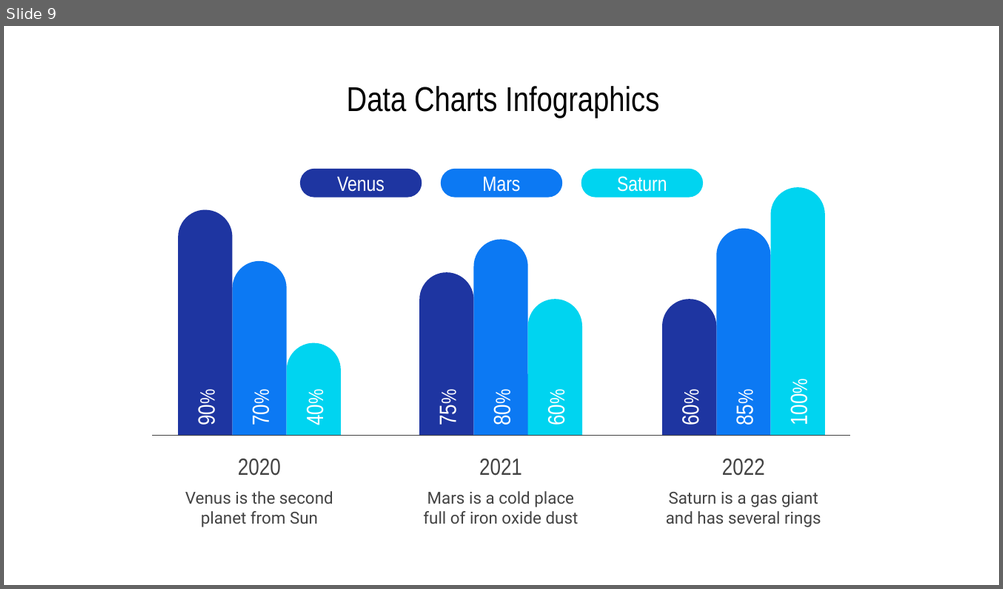
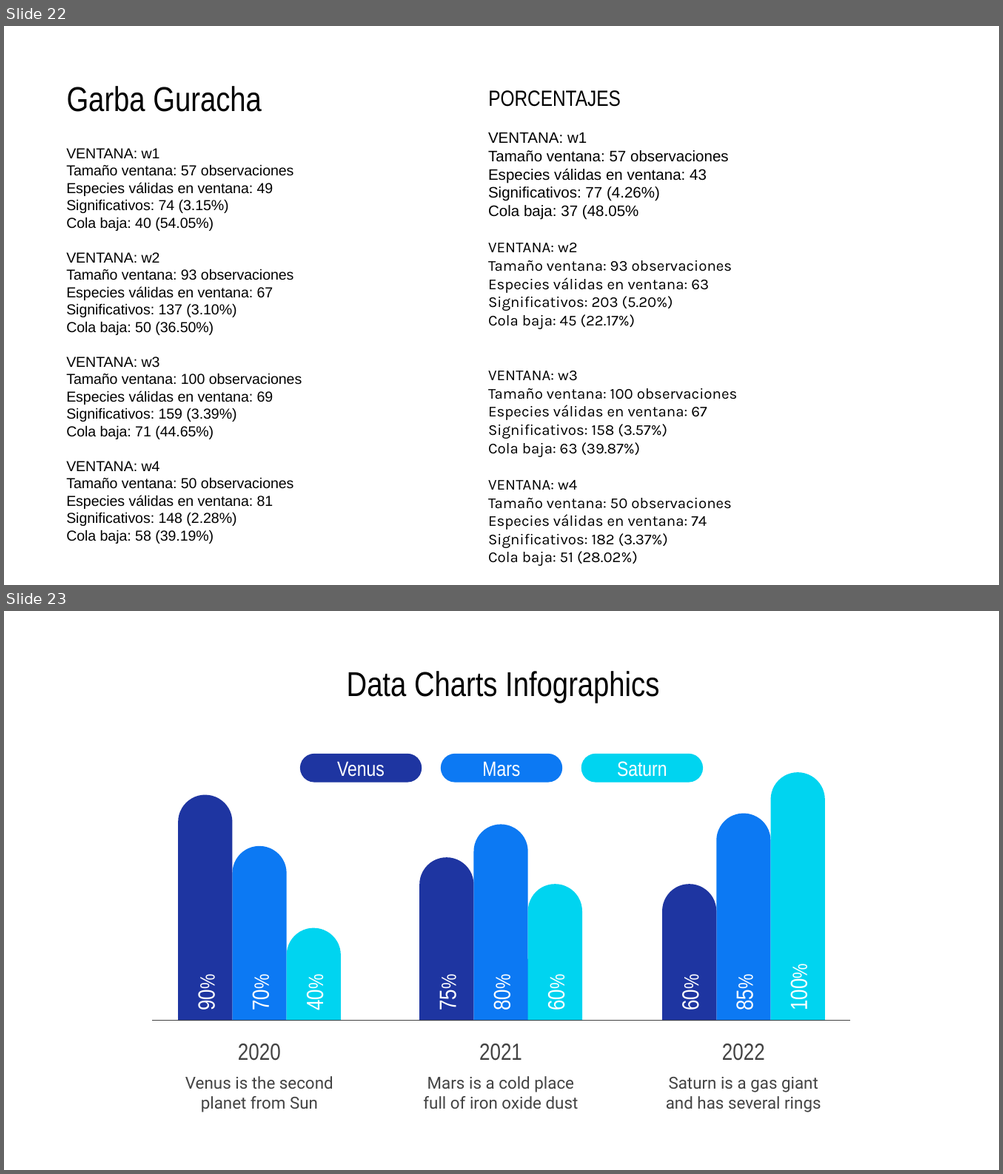
Before and after one commit to anacanoherranz/TFM, a slide deck: plots resumen resultados.pptx. Shown one above the other, each under a label of ours: slide 9 before the commit, slides 22 and 23 after it. The pictures are 1003x589 and 1003x1174 pixels, drawn with LibreOffice and Linux fonts; fonts in the diff are those of the drawing. Boxes give left, top, right and bottom in pixels: in the first picture for what was removed or moved away, otherwise in the second. Text is boxed around its words. In the diff, an @@ line names an element or a change of style, - is before the commit and + after.

```diff
--- a/plots resumen resultados.pptx
+++ b/plots resumen resultados.pptx
@@ slide 22 added at box(4, 26, 999, 585), background #FFFFFF @@
@@ title added at box(67, 86, 262, 112), 25 pt, text #000000 @@
+Garba Guracha
@@ text added at box(488, 90, 620, 107), 16 pt, text #000000 @@
+PORCENTAJES
@@ text added at box(488, 133, 737, 566), 11 pt, text #000000 @@
+VENTANA: w1
+Tamaño ventana: 57 observaciones
+Especies válidas en ventana: 43
+Significativos: 77 (4.26%)
+Cola baja: 37 (48.05%
+VENTANA: w2
+Tamaño ventana: 93 observaciones
+Especies válidas en ventana: 63
+Significativos: 203 (5.20%)
+Cola baja: 45 (22.17%)
+VENTANA: w3
+Tamaño ventana: 100 observaciones
+Especies válidas en ventana: 67
+Significativos: 158 (3.57%)
+Cola baja: 63 (39.87%)
+VENTANA: w4
+Tamaño ventana: 50 observaciones
+Especies válidas en ventana: 74
+Significativos: 182 (3.37%)
+Cola baja: 51 (28.02%)
@@ text added at box(66, 148, 302, 544), 10.5 pt, text #000000 @@
+VENTANA: w1
+Tamaño ventana: 57 observaciones
+Especies válidas en ventana: 49
+Significativos: 74 (3.15%)
+Cola baja: 40 (54.05%)
+VENTANA: w2
+Tamaño ventana: 93 observaciones
+Especies válidas en ventana: 67
+Significativos: 137 (3.10%)
+Cola baja: 50 (36.50%)
+VENTANA: w3
+Tamaño ventana: 100 observaciones
+Especies válidas en ventana: 69
+Significativos: 159 (3.39%)
+Cola baja: 71 (44.65%)
+VENTANA: w4
+Tamaño ventana: 50 observaciones
+Especies válidas en ventana: 81
+Significativos: 148 (2.28%)
+Cola baja: 58 (39.19%)
@@ what was slide 9 is now slide 23 @@
```
Also in this commit, not shown: 1 slide changed, 13 other slides added, 53 other files.
